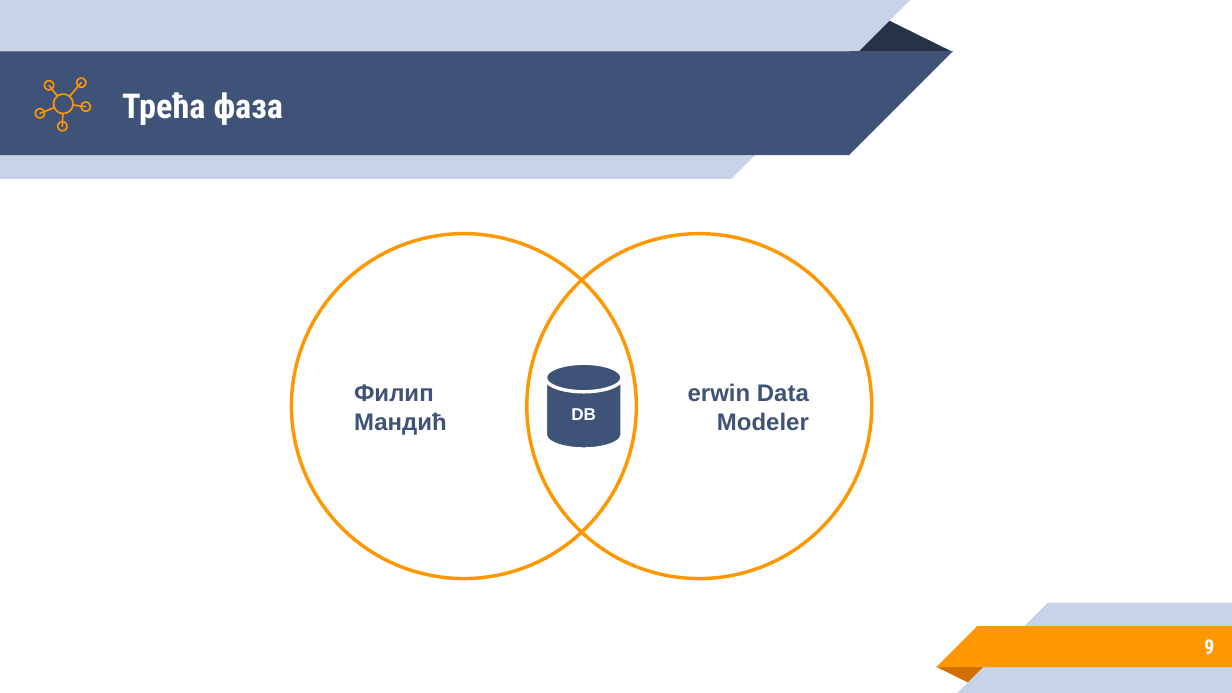
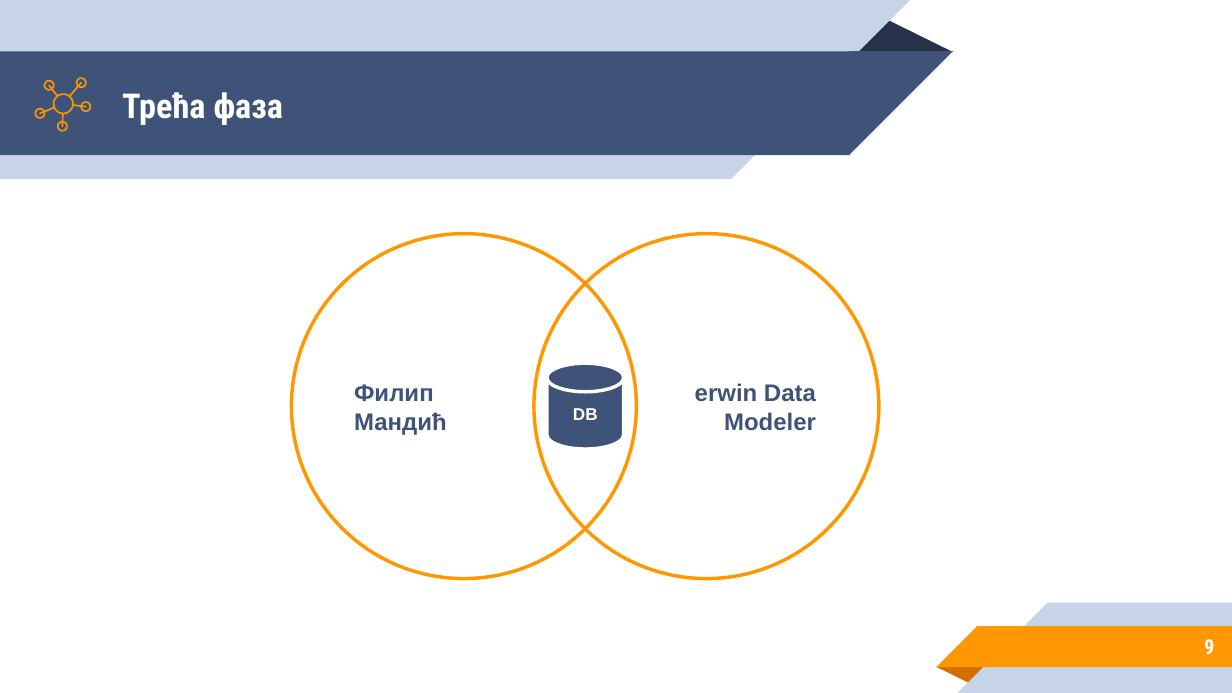
Before and after one commit to NikolaJov96/GravityCrusher, a slide deck: slide 9 of doc/presentation/PSI_GravityCrusher.pptx. Drawn at 1232x693 pixels with LibreOffice and Linux fonts; fonts in the diff are those of the drawing. Boxes give left, top, right and bottom in pixels: in the first picture for what was removed or moved away, otherwise in the second. Text is boxed around its words. In the diff, an @@ line names an element or a change of style, - is before the commit and + after.

```diff
--- a/doc/presentation/PSI_GravityCrusher.pptx
+++ b/doc/presentation/PSI_GravityCrusher.pptx
@@ ellipse "erwin Data Modeler": place and size @@
-ellipse "erwin Data Modeler" at [527, 234, 872, 579]
+ellipse "erwin Data Modeler" at [533, 234, 878, 579]
```
Also in this commit, not shown: 4 other slides changed, 1 other file.
